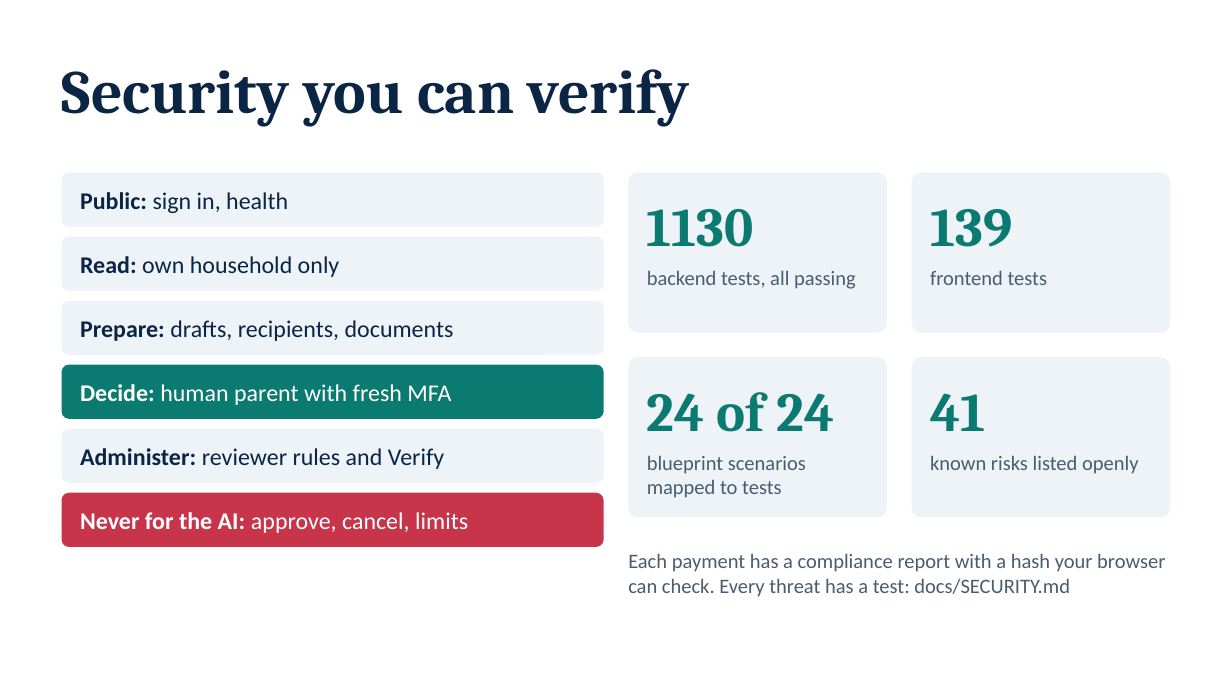
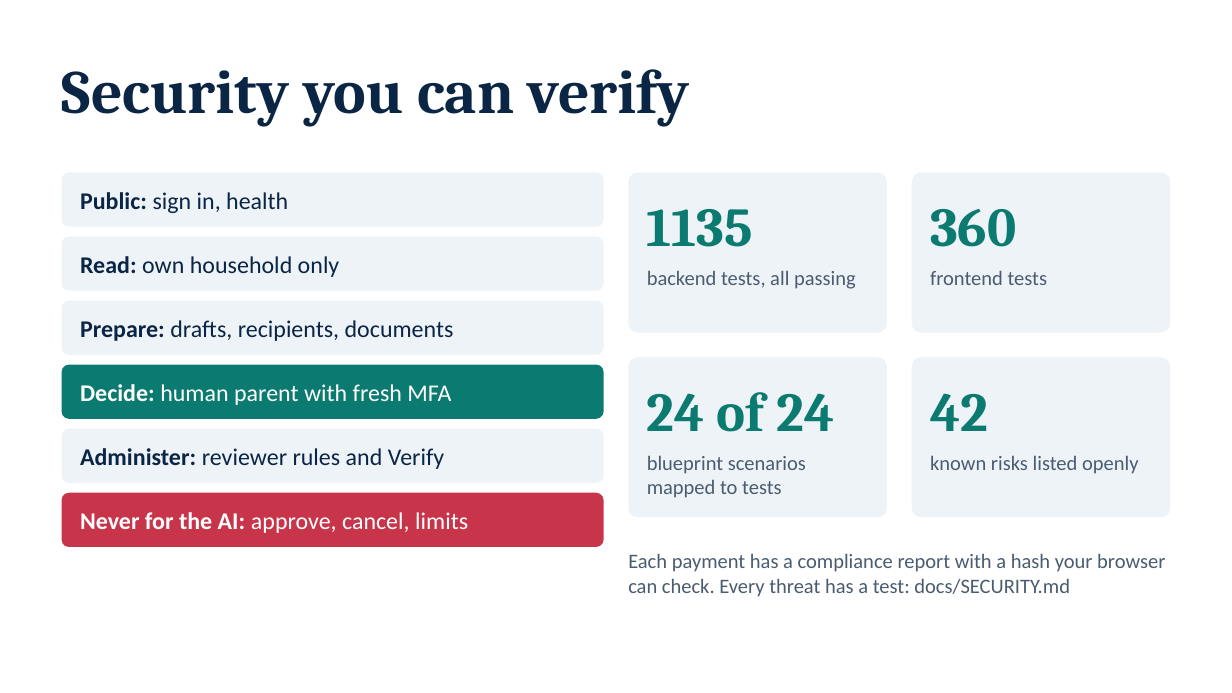
Before and after one commit to NoobCrow/StudyRoute, a slide deck: slide 10 of submission/StudyRoute_Deck.pptx. Drawn at 1232x693 pixels with LibreOffice and Linux fonts; fonts in the diff are those of the drawing. Boxes give left, top, right and bottom in pixels: in the first picture for what was removed or moved away, otherwise in the second. Text is boxed around its words. In the diff, an @@ line names an element or a change of style, - is before the commit and + after.

Commit message:
docs: refresh test counts, deck and evidence for the web UI

```diff
--- a/submission/StudyRoute_Deck.pptx
+++ b/submission/StudyRoute_Deck.pptx
@@ text at [647,209,753,247]: text changed @@
-1130
+1135
@@ text at [930,209,1016,247]: text changed @@
-139
+360
@@ text at [930,393,988,431]: text changed @@
-41
+42
```
Also in this commit, not shown: 8 other files.
